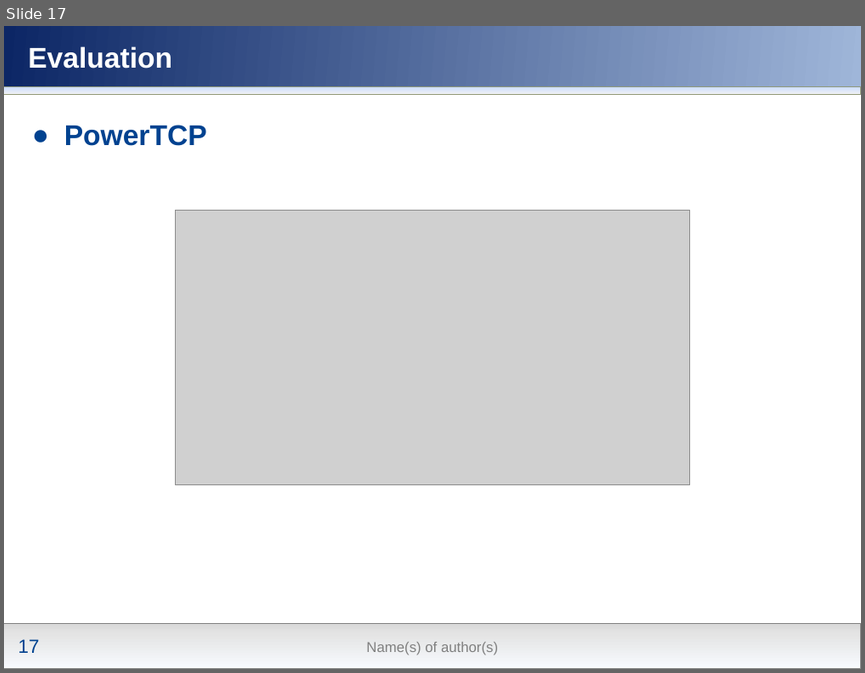
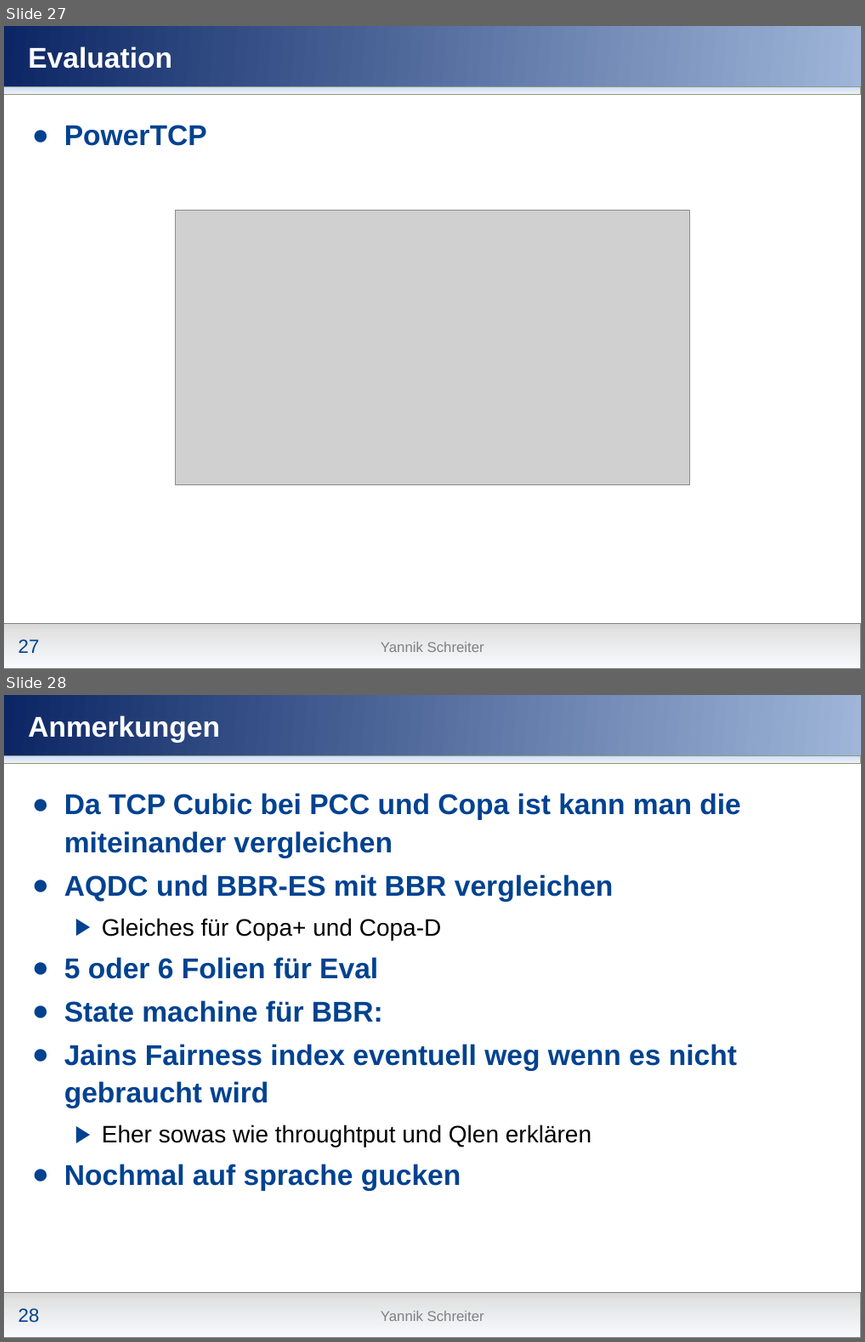
Before and after one commit to nochlachstdu/Seminararbeit, a slide deck: Modern_Congestion_Control.pptx. Shown one above the other, each under a label of ours: slide 17 before the commit, slides 27 and 28 after it. The pictures are 865x673 and 865x1342 pixels, drawn with LibreOffice and Linux fonts; fonts in the diff are those of the drawing; grey boxes stand for pictures; background and template pictures are left out. Boxes give left, top, right and bottom in pixels: in the first picture for what was removed or moved away, otherwise in the second. Text is boxed around its words. In the diff, an @@ line names an element or a change of style, - is before the commit and + after.

```diff
--- a/Modern_Congestion_Control.pptx
+++ b/Modern_Congestion_Control.pptx
@@ slide 28 added at (4,695,861,1338), background gradient #00418F to #5677C1; not listed: 6 template elements that a slide beside it also shows @@
@@ title added at (28,715,220,743), 24 pt, text #FFFFFF, bold @@
+Anmerkungen
@@ text added at (64,793,741,1191), 24 pt, text #004290, bold @@
+● Da TCP Cubic bei PCC und Copa ist kann man die miteinander vergleichen
+● AQDC und BBR-ES mit BBR vergleichen
+  ▶ Gleiches für Copa+ und Copa-D
+● 5 oder 6 Folien für Eval
+● State machine für BBR:
+● Jains Fairness index eventuell weg wenn es nicht gebraucht wird
+  ▶ Eher sowas wie throughtput und Qlen erklären
+● Nochmal auf sprache gucken
@@ what was slide 17 is now slide 27 @@
@@ slide 27 changed as well @@
@@ page number at (18,639,40,652): text changed @@
-17
+27
@@ text at (381,641,484,652): text changed @@
-Name(s) of author(s)
+Yannik Schreiter
```
Also in this commit, not shown: 15 other slides changed, 10 other slides added.
